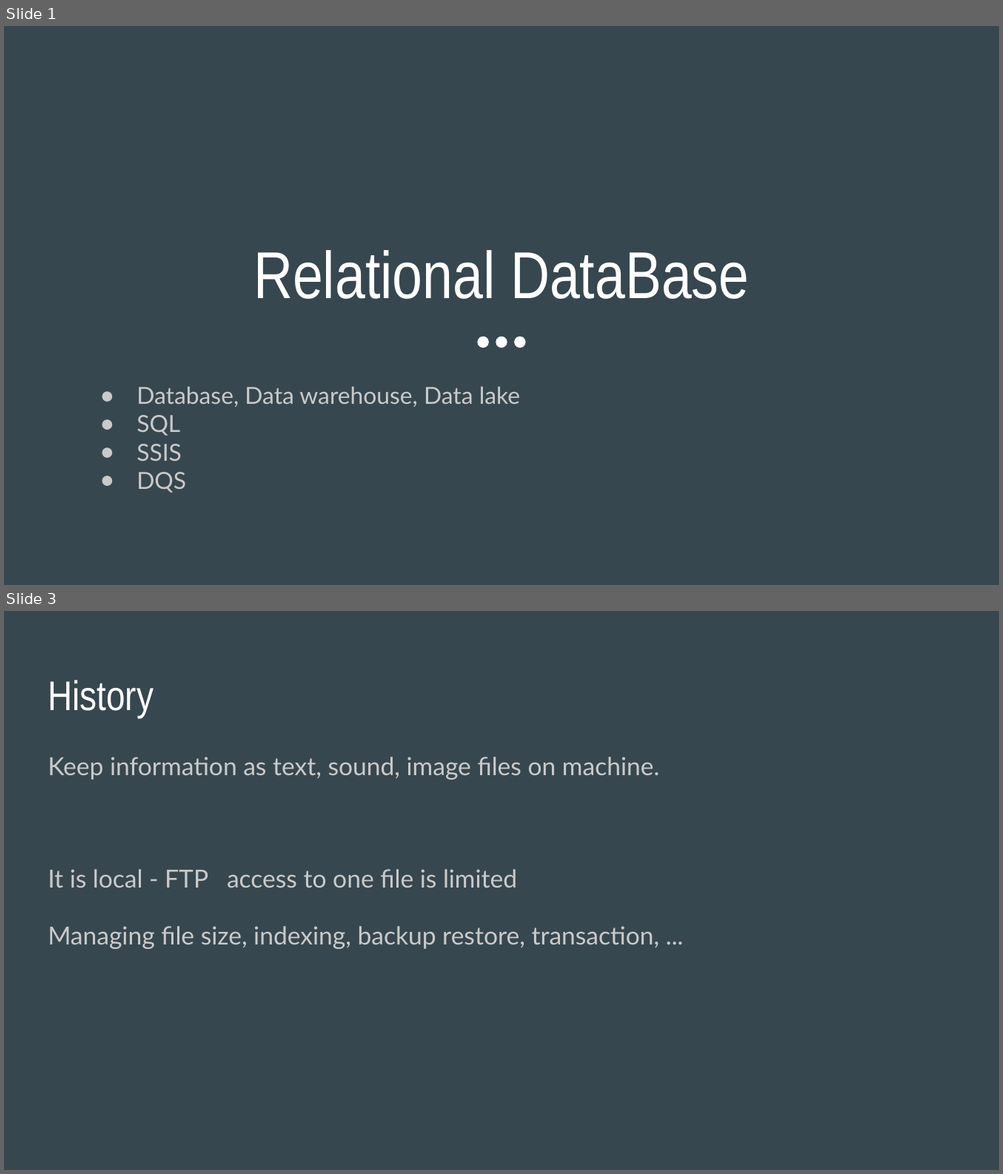
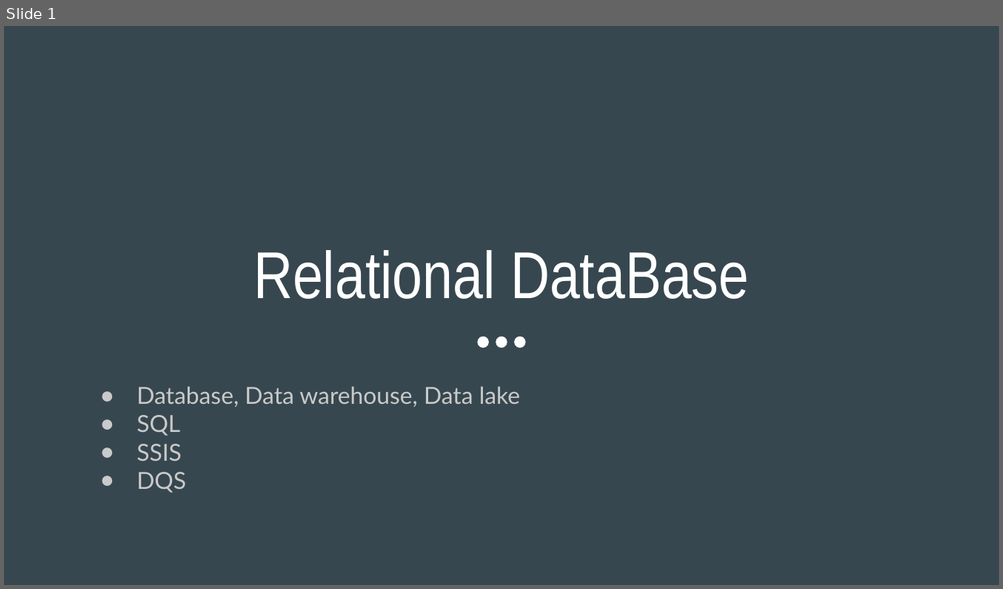
Before and after one commit to aminshahab/Relational_Database_Course, a slide deck: 1- Underestanding Database/Untitled presentation.pptx. Shown one above the other, each under a label of ours: slides 1 and 3 before the commit, slide 1 after it; the slides between them are not shown. The pictures are 1003x1174 and 1003x589 pixels, drawn with LibreOffice and Linux fonts; fonts in the diff are those of the drawing. Boxes give left, top, right and bottom in pixels: in the first picture for what was removed or moved away, otherwise in the second. Text is boxed around its words. In the diff, an @@ line names an element or a change of style, - is before the commit and + after.

```diff
--- a/1- Underestanding Database/Untitled presentation.pptx
+++ b/1- Underestanding Database/Untitled presentation.pptx
@@ slide 3 removed at bbox=[4, 611, 999, 1170], background #37474F @@
@@ title removed at bbox=[48, 680, 153, 718] @@
-History
@@ text removed at bbox=[48, 757, 660, 949] @@
-Keep information as text, sound, image files on machine.
-It is local - FTP access to one file is limited
-Managing file size, indexing, backup restore, transaction, ...
```
Also in this commit, not shown: 1 slide changed, 3 slides added, 1 other slide removed.
